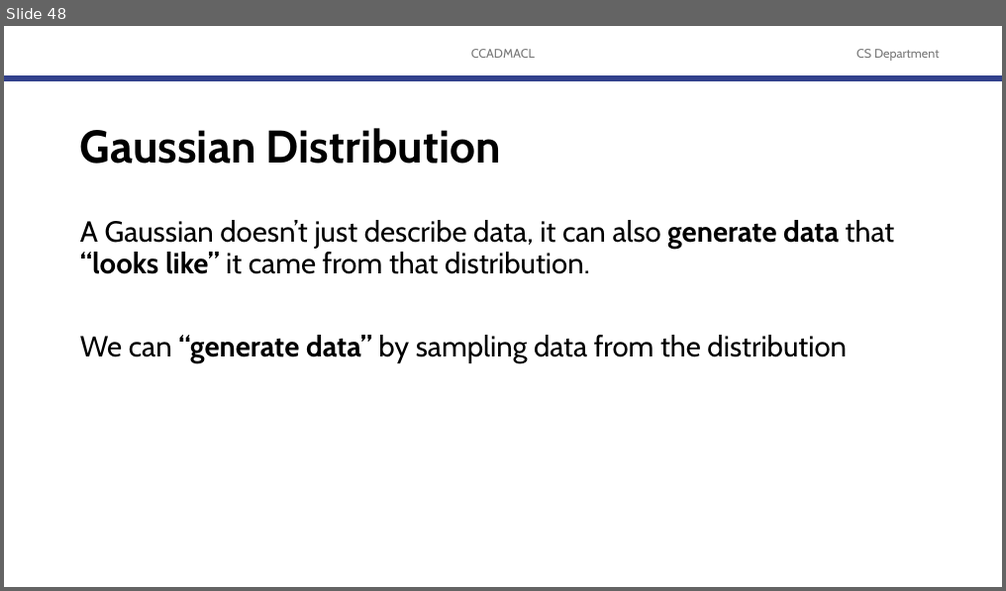
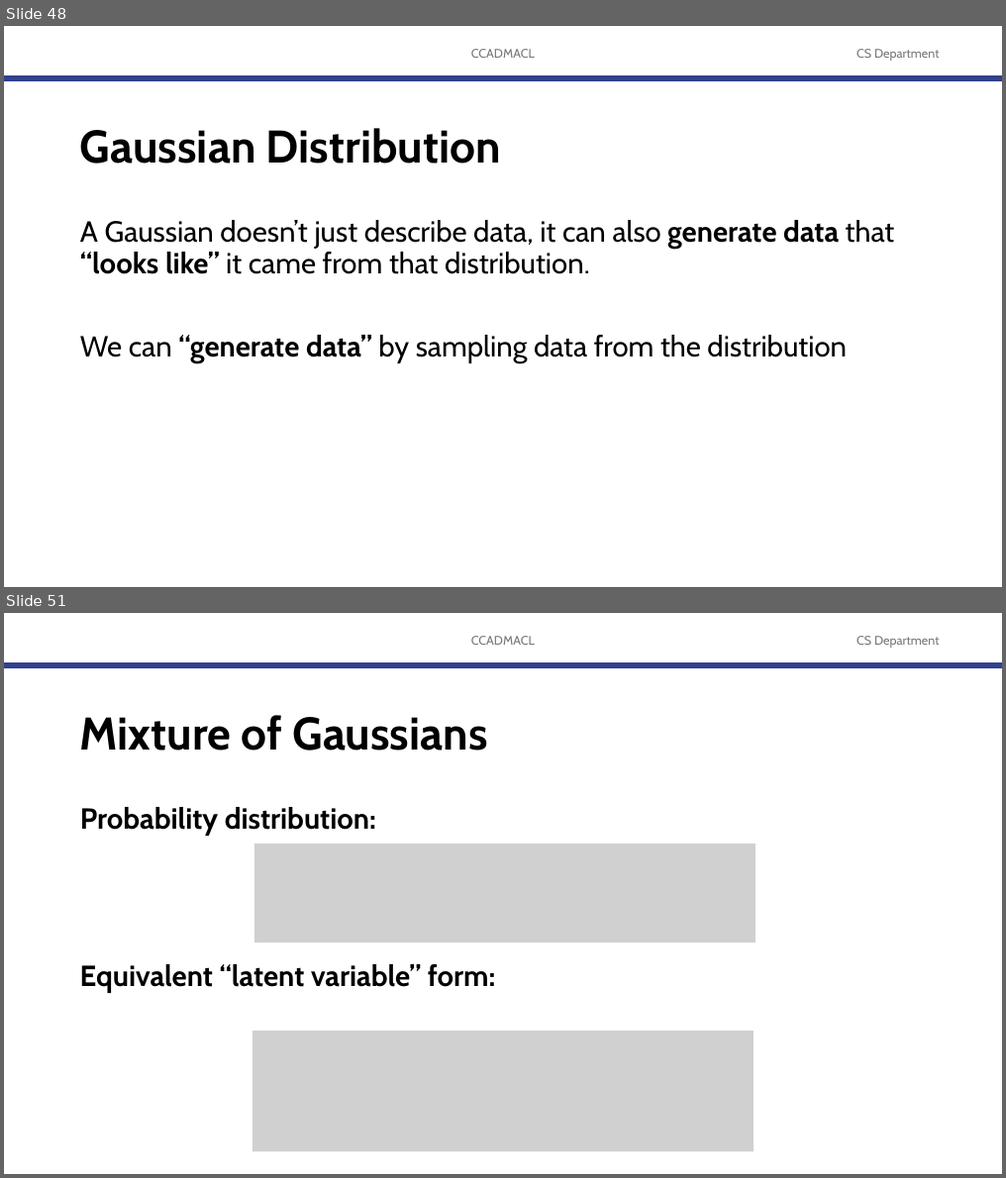
Before and after one commit to robitussin/CCADMACL, a slide deck: 8 - Gaussian Mixture Models/Introduction to Gaussian Mixture Models.pptx. Shown one above the other, each under a label of ours: slide 48 before the commit, slides 48 and 51 after it; the slides between them are not shown. The pictures are 1006x591 and 1006x1178 pixels, drawn with LibreOffice and Linux fonts; fonts in the diff are those of the drawing; grey boxes stand for pictures; background and template pictures are left out. Boxes give left, top, right and bottom in pixels: in the first picture for what was removed or moved away, otherwise in the second. Text is boxed around its words. In the diff, an @@ line names an element or a change of style, - is before the commit and + after.

```diff
--- a/8 - Gaussian Mixture Models/Introduction to Gaussian Mixture Models.pptx
+++ b/8 - Gaussian Mixture Models/Introduction to Gaussian Mixture Models.pptx
@@ slide 51 added at (4, 613, 1002, 1174), background #FFFFFF; not listed: 3 template elements that a slide beside it also shows @@
@@ title added at (80, 715, 487, 751), 44 pt, text #000000, bold @@
+Mixture of Gaussians
@@ text added at (80, 807, 376, 836), 28 pt, text #000000, bold @@
+Probability distribution:
@@ picture added at (254, 844, 755, 943) @@
@@ text added at (80, 964, 496, 993), 28 pt, text #000000, bold @@
+Equivalent “latent variable” form:
@@ picture added at (252, 1031, 753, 1152) @@
```
Also in this commit, not shown: 6 slides changed, 13 other slides added, 2 slides removed.
